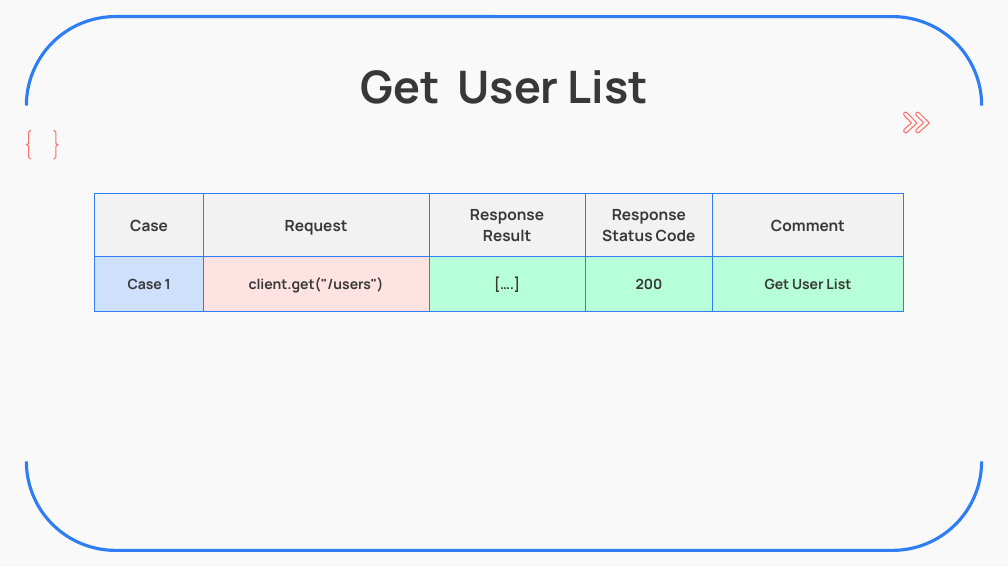
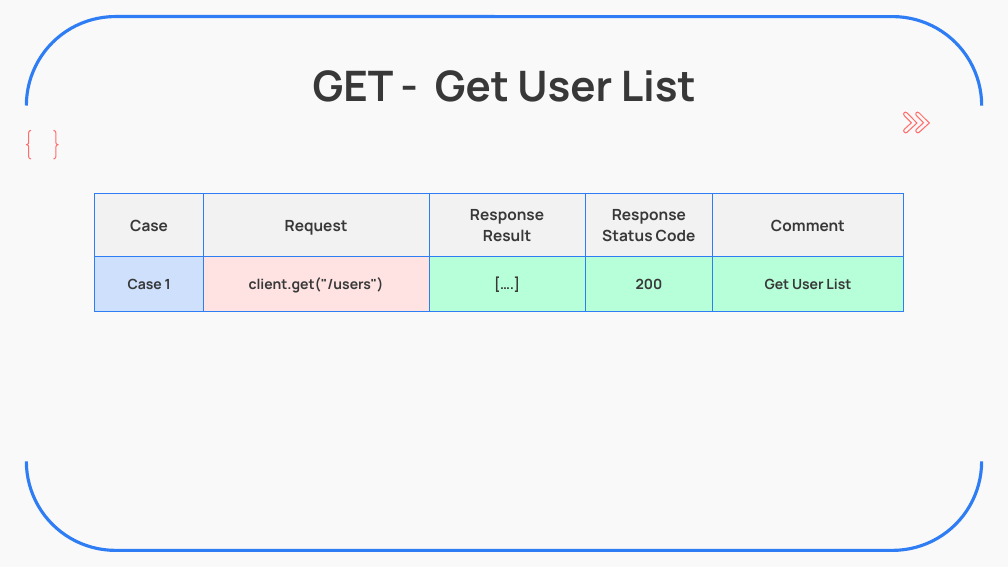
Before and after one commit to ZavierHuang/RESTFUL-API-DESIGN, a slide deck: slide 8 of 黃昱叡_SW2_Backend_Practice.pptx. Drawn at 1008x567 pixels with LibreOffice and Linux fonts; fonts in the diff are those of the drawing. Boxes give left, top, right and bottom in pixels: in the first picture for what was removed or moved away, otherwise in the second. Text is boxed around its words. In the diff, an @@ line names an element or a change of style, - is before the commit and + after.

```diff
--- a/黃昱叡_SW2_Backend_Practice.pptx
+++ b/黃昱叡_SW2_Backend_Practice.pptx
@@ title at (313, 70, 696, 102): text changed; size 32 to 30 pt @@
-Get User List
+GET - Get User List
```
Also in this commit, not shown: 14 other slides changed, 3 other files.
